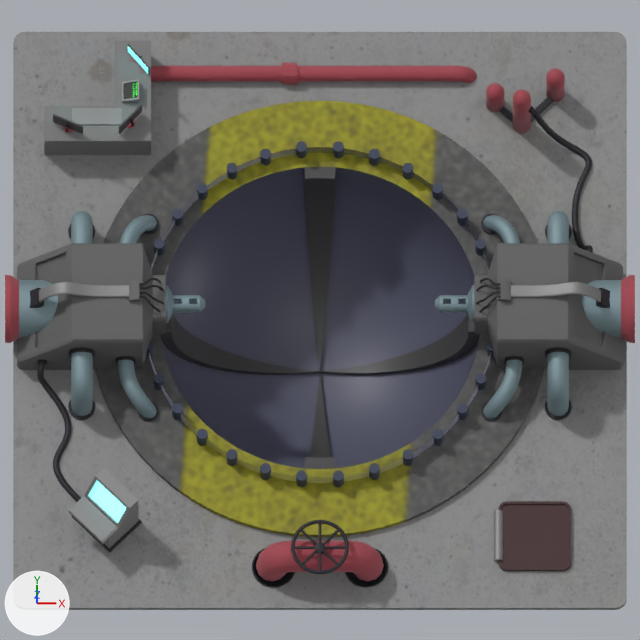
Two versions of the Blender file Source/Content/Models/Reactor.blend, one commit apart.
The view is the same before and after, from the file's camera 'Camera'. The axes (+X, +Y, +Z) are drawn at lower left. The lights are the same throughout.

Objects in the first picture: 'Container', 'Container 2', 'Corner Desk', 'Dome', 'Floor', 'Glass', 'Hatch', 'IO Pipe.001', 'Large Pipe', 'Large Pipe.001', 'Railing', 'Terminal'.
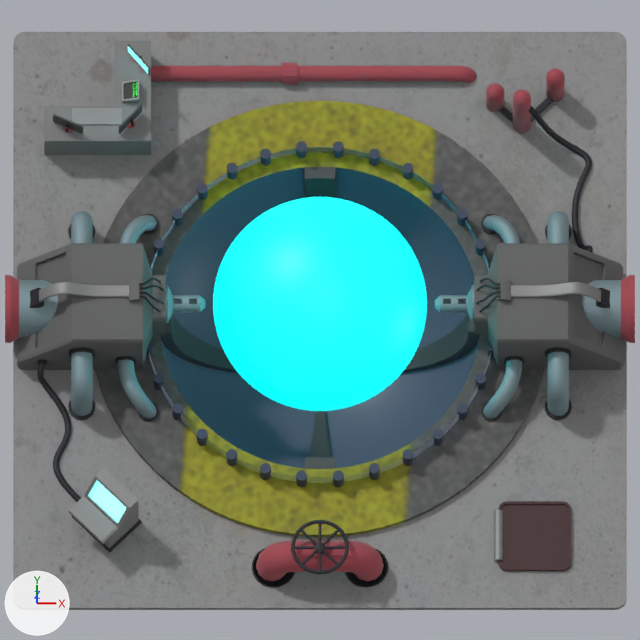
Where the change shows, as pixel boxes [x1, y1, x2, y2] in the pictures (640 x 640 px):
'Sphere', shown (cyan)
    after: [213, 197, 427, 411]

Patch to the scene script:
```diff
--- a/Source/Content/Models/Reactor.blend.py
+++ b/Source/Content/Models/Reactor.blend.py
@@ ob_sphere @@
 _m = ob_sphere.modifiers.new('Subdivision', 'SUBSURF')
 _m.render_levels = 5
-ob_sphere.hide_render = True
```
